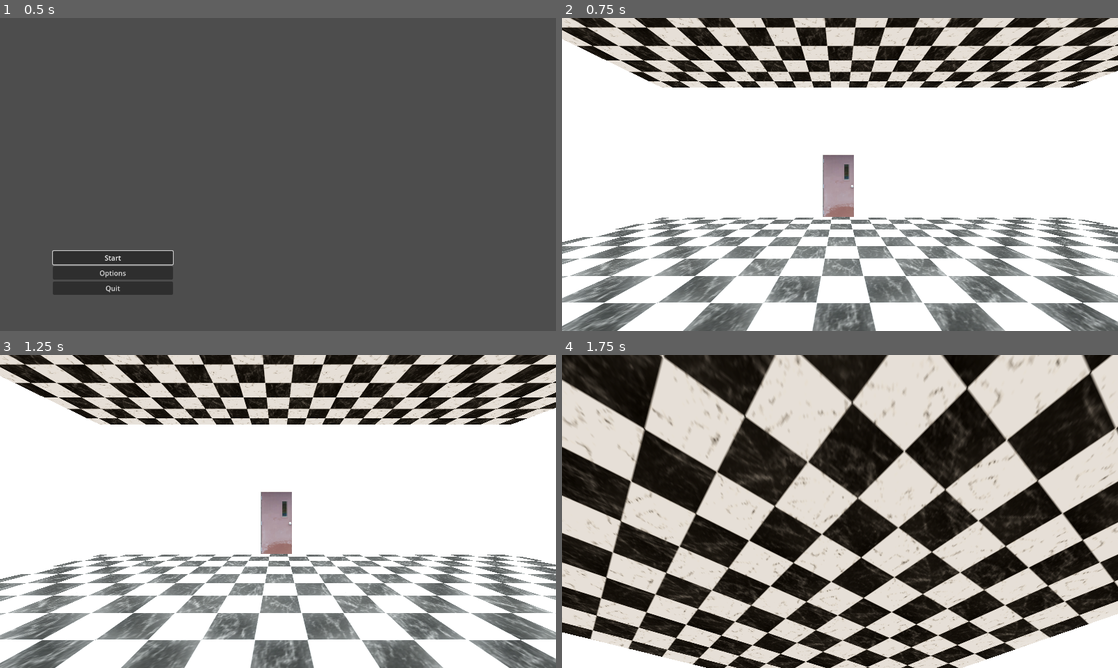
Above: before the commit, frames 1-4 (two rows, left to right).
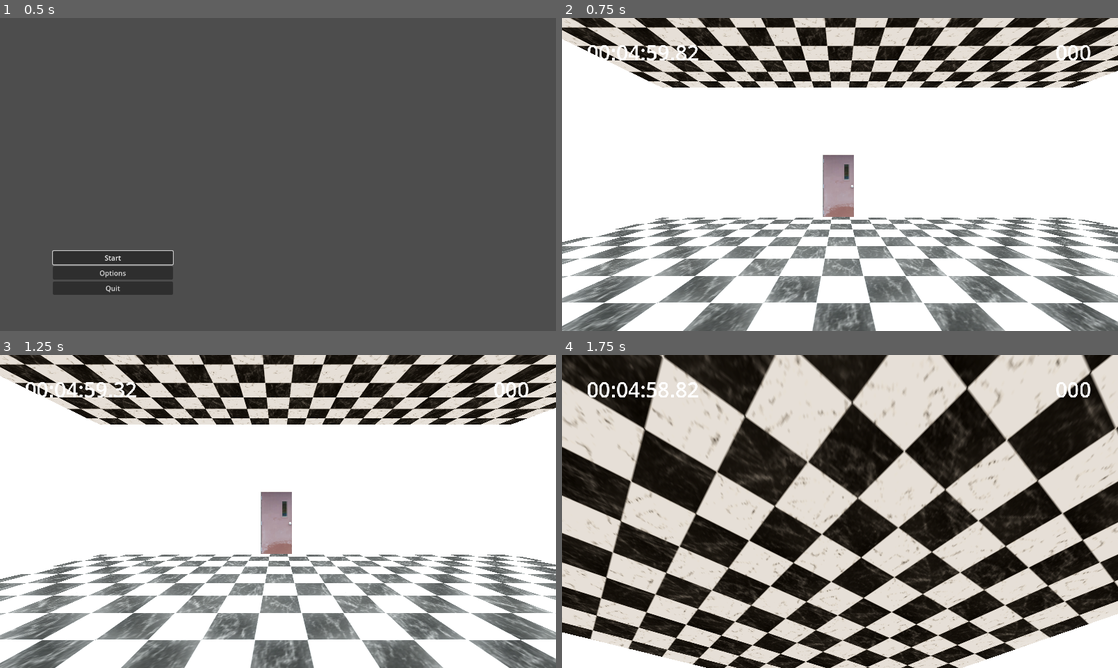
Above: after the commit, the same moments.

Repository: Bri0n/runrotgame
Game: Godot game, scene res://scenes/main_menu.tscn
Same seed, same stepped clock (60 frames per second), same inputs: the game is played once before the commit and once after it.
Inputs (mouse positions are in pixels of both pictures, inside the frame that each line leads up to):
- Up to frame 1 (0.5 s): no input
- Up to frame 2 (0.75 s): click "Start" at 0.5 s
- Up to frame 3 (1.25 s): no input
- Up to frame 4 (1.75 s): move the mouse to (867, 511) at 1.27 s; hold W (move_forward) from 1.28 s (still down); hold E (interact) from 1.28 s (still down); click (867, 511) at 1.42 s; tap Space (jump) at 1.52 s

Frame 1 is identical in both runs. In frame 2, 0.5% of the frame differs, in the area x 4-96%, y 8-14%; in frame 3, 0.5%; in frame 4, 0.6%.

Commit message:
HUD básico y mejoras a pickup

Diff:
--- a/scenes/chips_pickup.tscn
+++ b/scenes/chips_pickup.tscn
@@ -133,6 +133,7 @@
 [node name="chips_pickup" type="Area3D"]
 script = ExtResource("1_icdc7")
 points_given = 100
+seconds_given = 15
 
 [node name="chips" parent="." instance=ExtResource("1_k2004")]
 
--- /dev/null
+++ b/scenes/hud.tscn
@@ -0,0 +1,25 @@
+[gd_scene load_steps=2 format=3 uid="uid://dsm6ji71lag76"]
+
+[ext_resource type="Script" uid="uid://nn0p54utmb3w" path="res://scripts/hud.gd" id="1_ahhtf"]
+
+[node name="Hud" type="Node2D"]
+script = ExtResource("1_ahhtf")
+
+[node name="remaining_time" type="Label" parent="."]
+offset_left = 57.0
+offset_top = 46.0
+offset_right = 357.0
+offset_bottom = 113.0
+size_flags_horizontal = 3
+theme_override_font_sizes/font_size = 48
+text = "100"
+
+[node name="points_value" type="Label" parent="."]
+offset_left = 918.0
+offset_top = 46.0
+offset_right = 1218.0
+offset_bottom = 113.0
+size_flags_horizontal = 3
+theme_override_font_sizes/font_size = 48
+text = "100"
+horizontal_alignment = 2
--- a/scenes/levels/zona_vertical_01.tscn
+++ b/scenes/levels/zona_vertical_01.tscn
@@ -365,22 +365,27 @@
 [node name="chips_pickup" parent="pickups" instance=ExtResource("4_4sd3v")]
 transform = Transform3D(1, 0, 0, 0, 1, 0, 0, 0, 1, 0, 0.3, 0)
 monitoring = true
+seconds_given = null
 
 [node name="chips_pickup2" parent="pickups" instance=ExtResource("4_4sd3v")]
 transform = Transform3D(1, 0, 0, 0, 1, 0, 0, 0, 1, -1.5, 1.7, -15.4)
 monitoring = true
+seconds_given = null
 
 [node name="chips_pickup3" parent="pickups" instance=ExtResource("4_4sd3v")]
 transform = Transform3D(1, 0, 0, 0, 1, 0, 0, 0, 1, 0.7, 13.9, -31.2)
 monitoring = true
+seconds_given = null
 
 [node name="chips_pickup4" parent="pickups" instance=ExtResource("4_4sd3v")]
 transform = Transform3D(1, 0, 0, 0, 1, 0, 0, 0, 1, -4.1, 12.8, -27.7)
 monitoring = true
+seconds_given = null
 
 [node name="chips_pickup5" parent="pickups" instance=ExtResource("4_4sd3v")]
 transform = Transform3D(1, 0, 0, 0, 1, 0, 0, 0, 1, -1, 13.3, -19.5)
 monitoring = true
+seconds_given = null
 
 [node name="entry_transition_hallway" parent="." instance=ExtResource("5_7btsc")]
 transform = Transform3D(1, 0, 0, 0, 1, 0, 0, 0, 1, -6.938, 0, 0)
--- a/scenes/main.tscn
+++ b/scenes/main.tscn
@@ -1,8 +1,9 @@
-[gd_scene load_steps=7 format=3 uid="uid://dn8hadwtayo2g"]
+[gd_scene load_steps=8 format=3 uid="uid://dn8hadwtayo2g"]
 
 [ext_resource type="PackedScene" uid="uid://cukwwoh4efd66" path="res://scenes/starting_area.tscn" id="1_73xcv"]
 [ext_resource type="Script" uid="uid://rmjiy81jvkhf" path="res://scripts/GameStarter.gd" id="1_irbja"]
 [ext_resource type="PackedScene" uid="uid://c334msi5eywjn" path="res://scenes/player.tscn" id="1_mgspa"]
+[ext_resource type="PackedScene" uid="uid://dsm6ji71lag76" path="res://scenes/hud.tscn" id="4_jyhfs"]
 
 [sub_resource type="ProceduralSkyMaterial" id="ProceduralSkyMaterial_j6pp0"]
 sky_horizon_color = Color(0.64625, 0.65575, 0.67075, 1)
@@ -45,4 +46,6 @@
 
 [node name="AnimationTree" type="AnimationTree" parent="."]
 
+[node name="Hud" parent="." instance=ExtResource("4_jyhfs")]
+
 [editable path="current_level/starting_area"]
--- a/scripts/GameManager.gd
+++ b/scripts/GameManager.gd
@@ -39,9 +39,10 @@
 	Input.set_mouse_mode(Input.MOUSE_MODE_VISIBLE)
 	get_tree().change_scene_to_file("res://scenes/game_over.tscn")
 
-func process_pickup(points : int = 0):
+func process_pickup(points : int = 0, seconds : float = 0):
 	pickups_count += 1
 	score += points
+	increase_remaining_time(seconds)
 
 func load_levels(folder_path: String):
 	var dir = DirAccess.open(folder_path)
--- a/scripts/Pickup.gd
+++ b/scripts/Pickup.gd
@@ -4,6 +4,7 @@
 @onready var animation_player: AnimationPlayer = $AnimationPlayer
 
 @export var points_given : int = 0
+@export var seconds_given : float = 0
 
 # Called when the node enters the scene tree for the first time.
 func _ready() -> void:
@@ -11,4 +12,4 @@
 
 func _on_body_entered(body: Node3D) -> void:
 	animation_player.play("chip_pickup")
-	GameManager.process_pickup(points_given)
+	GameManager.process_pickup(points_given, seconds_given)
--- /dev/null
+++ b/scripts/hud.gd
@@ -0,0 +1,29 @@
+extends Node2D
+
+@onready var remaining_time: Label = $remaining_time
+@onready var points_value: Label = $points_value
+
+func _ready() -> void:
+	remaining_time.text = _make_times_pretty(GameManager.remanining_time)
+	points_value.text = _make_score_pretty(GameManager.score)
+
+func _process(delta: float) -> void:
+	remaining_time.text = _make_times_pretty(GameManager.remanining_time)
+	points_value.text = _make_score_pretty(GameManager.score)
+
+func _make_times_pretty(seconds : float):
+	var hours = int(seconds) / 3600
+	seconds = seconds - hours * 3600
+	var minutes = int(seconds) / 60
+	seconds = seconds - (minutes * 60)
+	return "%02d:%02d:%05.2f" % [hours, minutes, seconds]
+
+func _make_score_pretty(score : int):
+	var thousands = score / 1000
+	var hundreds = score - (thousands * 1000)
+	var pretty_score : String
+	if thousands > 0:
+		pretty_score = "%03d.%03d" % [thousands, hundreds]
+	else:
+		pretty_score = "%03d" % hundreds
+	return pretty_score
Not shown, added: scripts/hud.gd.uid
